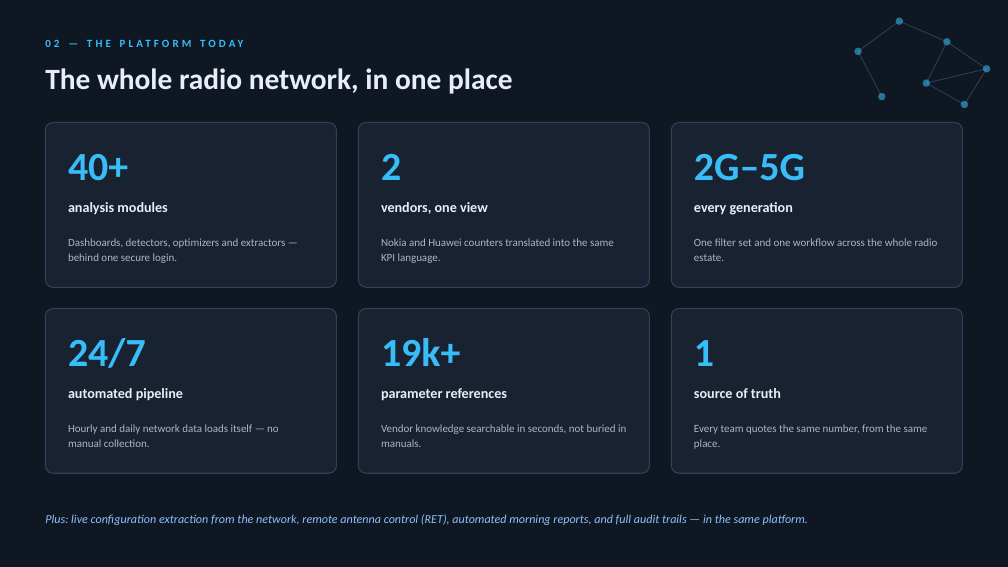
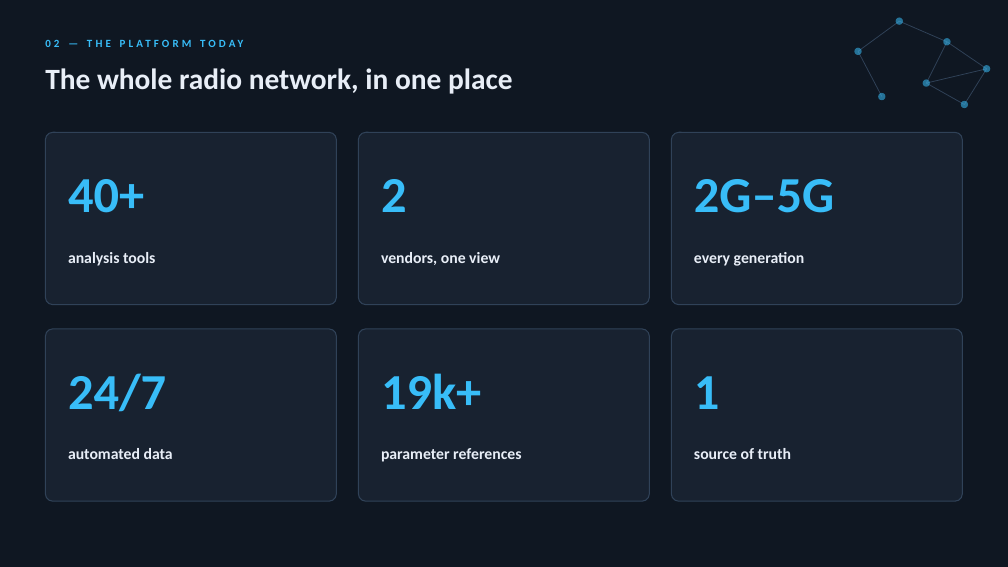
Before and after one commit to MosporD/PrimeNet, a slide deck: slide 3 of PrimeNet_CEO_Briefing.pptx. Drawn at 1008x567 pixels with LibreOffice and Linux fonts; fonts in the diff are those of the drawing. Boxes give left, top, right and bottom in pixels: in the first picture for what was removed or moved away, otherwise in the second. Text is boxed around its words. In the diff, an @@ line names an element or a change of style, - is before the commit and + after.

```diff
--- a/PrimeNet_CEO_Briefing.pptx
+++ b/PrimeNet_CEO_Briefing.pptx
@@ rounded rectangle: place and size @@
-rounded rectangle at (45,123,337,287)
+rounded rectangle at (45,132,337,305)
@@ rounded rectangle: place and size @@
-rounded rectangle at (358,123,650,287)
+rounded rectangle at (358,132,650,305)
@@ rounded rectangle: place and size @@
-rounded rectangle at (671,123,963,287)
+rounded rectangle at (671,132,963,305)
@@ text "40+": place and size @@
-text "40+" at (68,154,128,181)
+text "40+" at (68,179,144,213)
@@ text "2": place and size @@
-text "2" at (381,154,401,180)
+text "2" at (381,179,406,212)
@@ text "2G–5G": place and size @@
-text "2G–5G" at (694,154,805,181)
+text "2G–5G" at (694,179,834,213)
@@ text removed at (68,238,285,263) @@
-Dashboards, detectors, optimizers and extractors — behind one secure login.
@@ text removed at (381,238,614,263) @@
-Nokia and Huawei counters translated into the same KPI language.
@@ text removed at (694,238,938,261) @@
-One filter set and one workflow across the whole radio estate.
@@ text at (68,252,155,266): text changed; size 13.5 to 15 pt @@
-analysis modules
+analysis tools
@@ text "vendors, one view": place and size @@
-text "vendors, one view" at (381,202,488,214)
+text "vendors, one view" at (381,252,500,265)
@@ text "every generation": place and size @@
-text "every generation" at (694,202,793,215)
+text "every generation" at (694,252,805,266)
@@ proportions changed in 6 elements at (45,132,337,305), (358,329,650,501), (358,132,650,305), (671,132,963,305), (671,329,963,501), (45,329,337,501) @@
@@ rounded rectangle: place and size @@
-rounded rectangle at (358,309,650,473)
+rounded rectangle at (45,329,337,501)
@@ rounded rectangle: place and size @@
-rounded rectangle at (45,309,337,473)
+rounded rectangle at (358,329,650,501)
@@ rounded rectangle: place and size @@
-rounded rectangle at (671,309,963,473)
+rounded rectangle at (671,329,963,501)
@@ text "24/7": place and size @@
-text "24/7" at (68,338,146,368)
+text "24/7" at (68,373,166,412)
@@ text "19k+": place and size @@
-text "19k+" at (381,338,460,366)
+text "19k+" at (381,373,481,409)
@@ size 38 to 48 pt in 6 elements at (68,179,144,213), (381,179,406,212), (694,179,834,213), (68,373,166,412), (381,373,481,409), (694,376,719,409) @@
@@ text "1": place and size @@
-text "1" at (694,340,714,366)
+text "1" at (694,376,719,409)
@@ text at (68,448,173,459): text changed; size 13.5 to 15 pt @@
-automated pipeline
+automated data
@@ text removed at (68,424,279,447) @@
-Hourly and daily network data loads itself — no manual collection.
@@ text "parameter references": place and size @@
-text "parameter references" at (381,388,507,401)
+text "parameter references" at (381,448,521,462)
@@ text removed at (381,424,626,447) @@
-Vendor knowledge searchable in seconds, not buried in manuals.
@@ size 13.5 to 15 pt in 4 elements at (381,252,500,265), (694,252,805,266), (381,448,521,462), (694,448,791,459) @@
@@ text "source of truth": place and size @@
-text "source of truth" at (694,388,781,398)
+text "source of truth" at (694,448,791,459)
@@ text removed at (694,424,928,449) @@
-Every team quotes the same number, from the same place.
@@ text removed at (45,514,808,525) @@
-Plus: live configuration extraction from the network, remote antenna control (RET), automated morning reports, and full audit trails — in the same platform.
```
Also in this commit, not shown: 4 other slides changed, 2 slides added, 2 slides removed.
